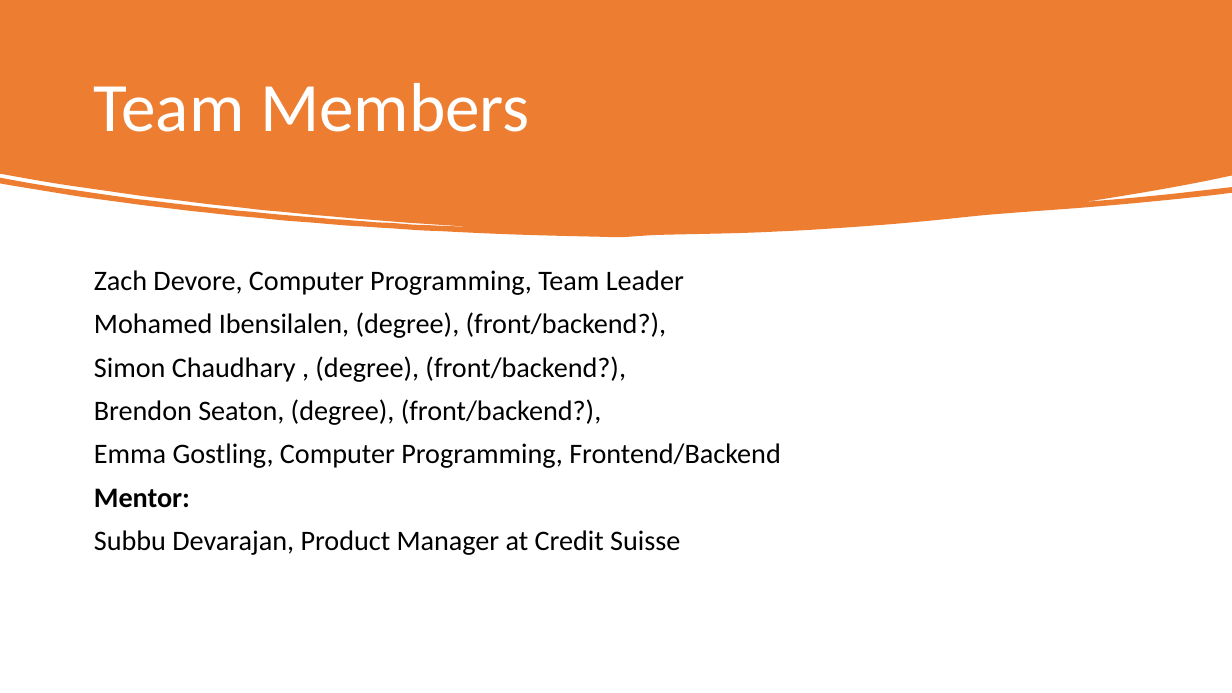
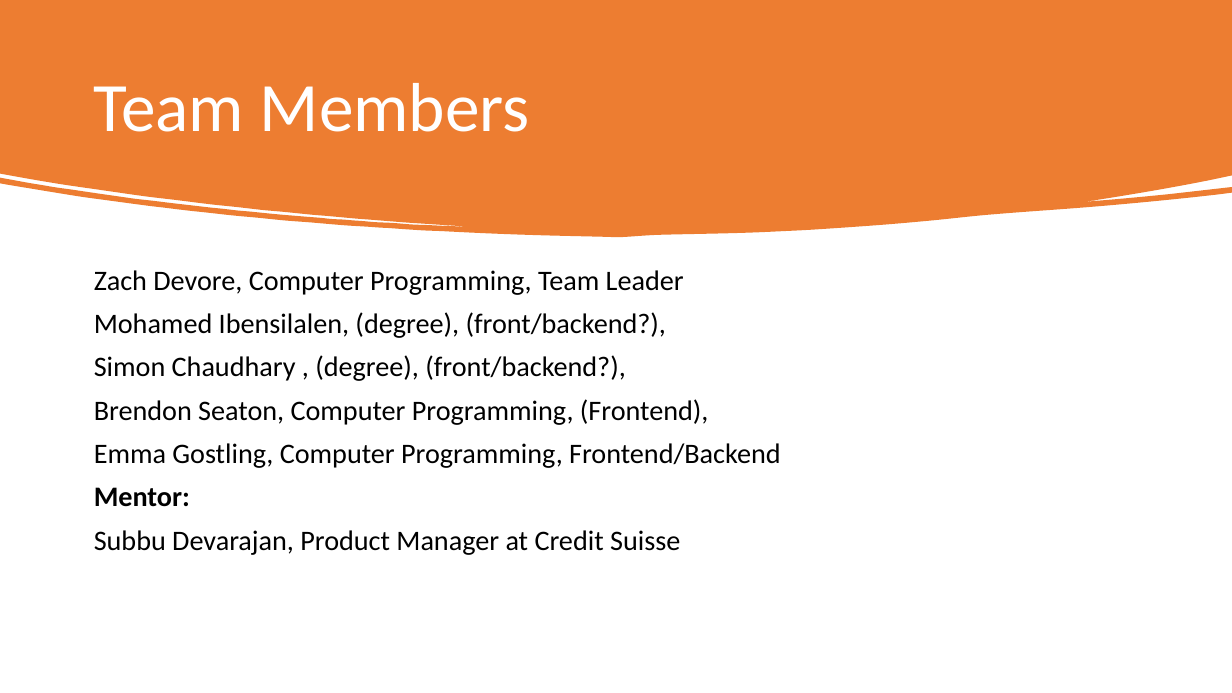
Before and after one commit to ZachDevore/Team10Project, a slide deck: slide 2 of The Store App.pptx. Drawn at 1232x693 pixels with LibreOffice and Linux fonts; fonts in the diff are those of the drawing. Boxes give left, top, right and bottom in pixels: in the first picture for what was removed or moved away, otherwise in the second. Text is boxed around its words. In the diff, an @@ line names an element or a change of style, - is before the commit and + after.

Commit message:
Add Brendon team member info

```diff
--- a/The Store App.pptx
+++ b/The Store App.pptx
@@ text at [94, 399, 709, 425]: text changed @@
-Brendon Seaton, (degree), (front/backend?),
+Brendon Seaton, Computer Programming, (Frontend),
```
Also in this commit, not shown: 5 other slides changed.
